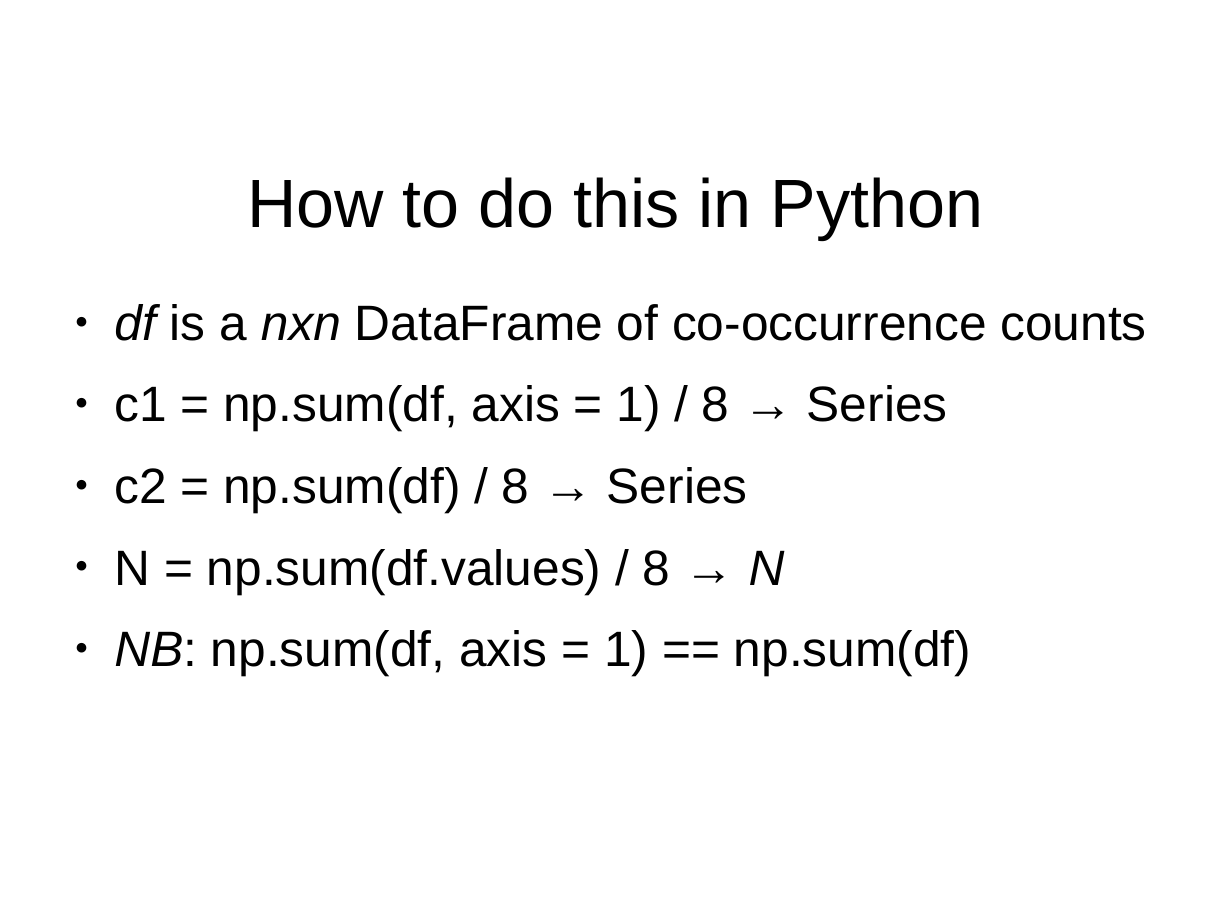
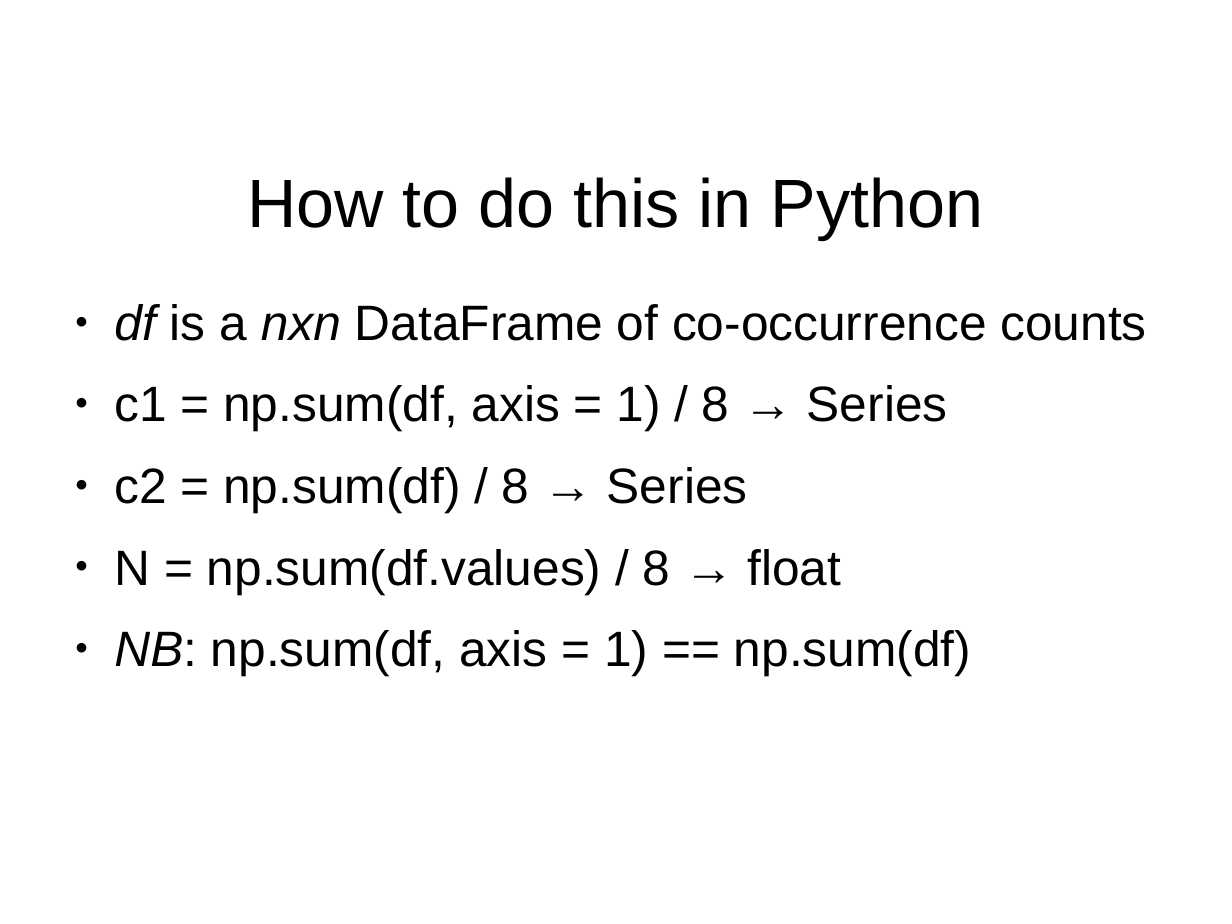
Before and after one commit to DHLeipzig-CurrentTopics-SS2014/Course_Materials, a slide deck: slide 10 of Presentations/Week 11, Dealing with Context Windows/Statistical Evaluation - Dealing with Context Windows.odp. Drawn at 1232x924 pixels with LibreOffice and Linux fonts; fonts in the diff are those of the drawing; background and template pictures are left out. Boxes give left, top, right and bottom in pixels: in the first picture for what was removed or moved away, otherwise in the second. Text is boxed around its words. In the diff, an @@ line names an element or a change of style, - is before the commit and + after.

```diff
--- a/Presentations/Week 11, Dealing with Context Windows/Statistical Evaluation - Dealing with Context Windows.odp
+++ b/Presentations/Week 11, Dealing with Context Windows/Statistical Evaluation - Dealing with Context Windows.odp
@@ text at <box>114,549,841,594</box>: text changed @@
-● N = np.sum(df.values) / 8 → N
+● N = np.sum(df.values) / 8 → float
```
Also in this commit, not shown: 5 other slides changed, 4 other files.
